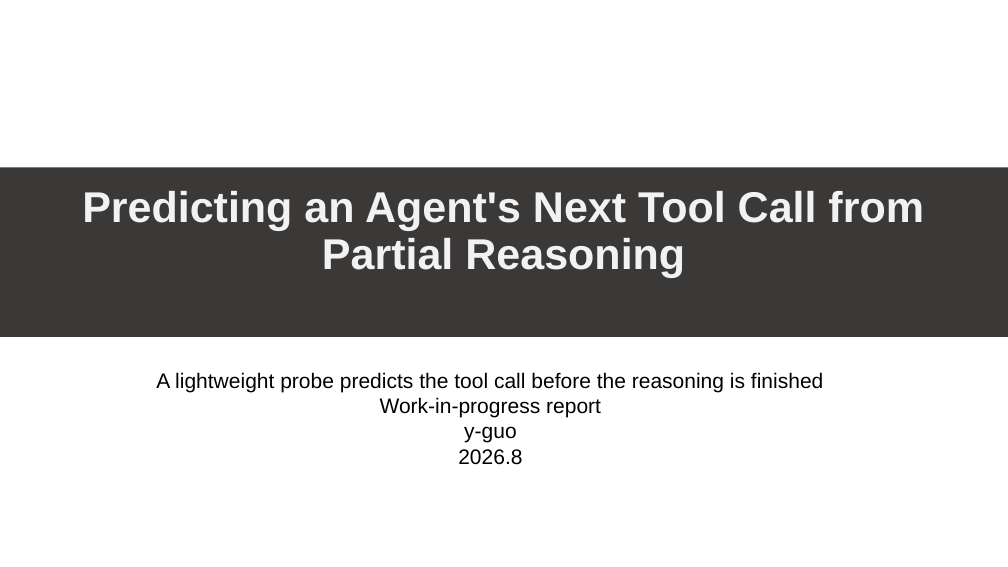
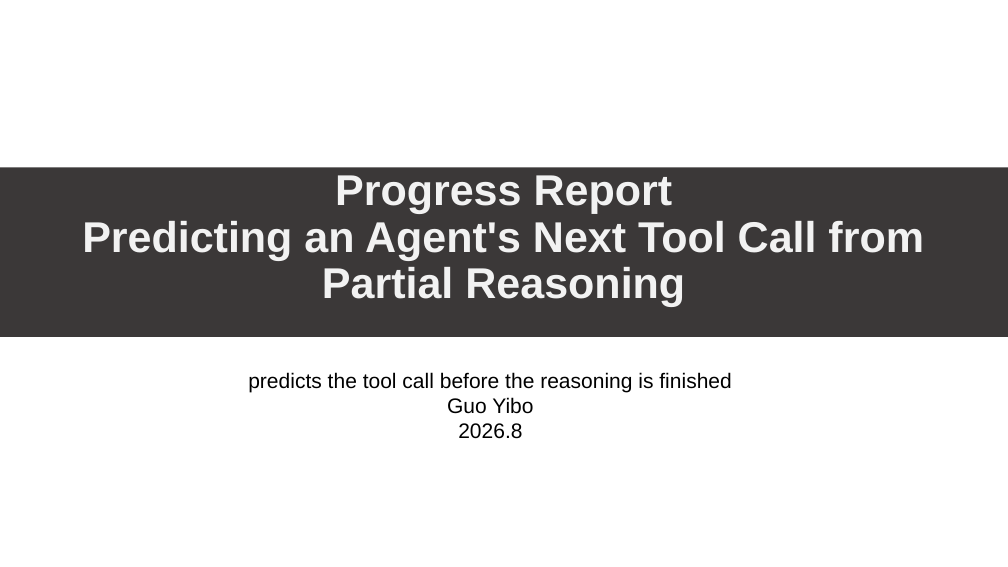
Before and after one commit to GuoYibo233/probe-agent, a slide deck: slide 1 of talks/20260809/slides.pptx. Drawn at 1008x567 pixels with LibreOffice and Linux fonts; fonts in the diff are those of the drawing. Boxes give left, top, right and bottom in pixels: in the first picture for what was removed or moved away, otherwise in the second. Text is boxed around its words. In the diff, an @@ line names an element or a change of style, - is before the commit and + after.

```diff
--- a/talks/20260809/slides.pptx
+++ b/talks/20260809/slides.pptx
@@ title at (82,175,924,307): text changed @@
-Predicting an Agent's Next Tool Call from Partial Reasoning
+Progress Report
+Predicting an Agent's Next Tool Call from Partial Reasoning
@@ text at (248,372,731,414): text changed @@
-A lightweight probe predicts the tool call before the reasoning is finished
-Work-in-progress report
-y-guo
+predicts the tool call before the reasoning is finished
+Guo Yibo
```
Also in this commit, not shown: 10 other slides changed, 1 slide removed, 11 other files.
